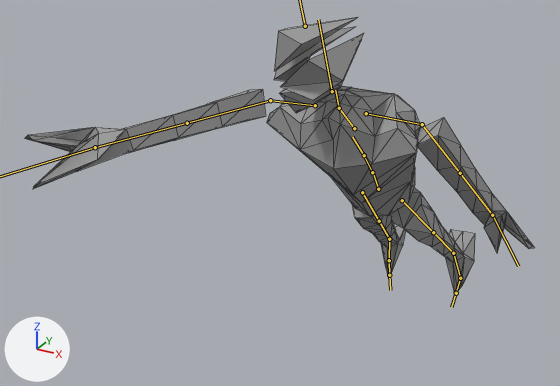
The glTF model glb_imports/8164_meshes.glb as it was, and as the next commit left it.
Camera for both pictures: a 50 mm lens placed at (13.2, -37.5, 26.1), pointed at (-3.6, -6.9, 10.8). The axes (+X, +Y, +Z) are drawn at lower left. The lights are the same throughout. Both versions are drawn at frame 4 of the action 'VeryFarStrafeLaser'; the numbers are the values there. The bones that bend it are drawn over the model as lines. Mesh edges are drawn as thin lines.

Objects in the first picture: 'Body.001'.
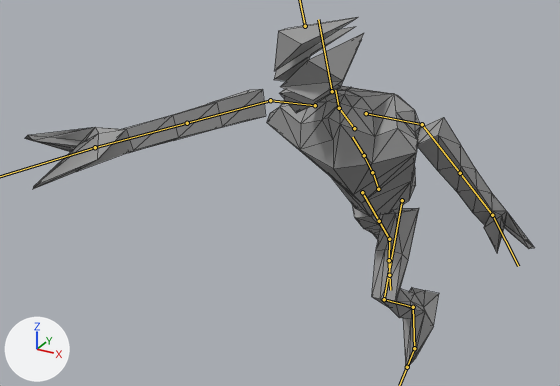
Pixel boxes (x1, y1, x2, y2) of what changed, in the pictures (560 x 386 px):
'Body.001', posed (27% taller): before (25, 17, 534, 294); after (25, 17, 534, 368)
bone 'mixamorig:LeftUpLeg', root to tip: before (402, 200) to (433, 232); after (402, 200) to (384, 299)
bone 'mixamorig:LeftLeg', root to tip: before (433, 232) to (453, 253); after (384, 299) to (413, 307)
bone 'mixamorig:LeftFoot', root to tip: before (453, 253) to (460, 278); after (413, 307) to (414, 348)

What the commit changed:
Bone 'mixamorig:LeftUpLeg' (bone_mixamorig_leftupleg) turns from (-14, -3, 2) to (79, -6, 3) degrees about its own x, y and z.
Bone 'mixamorig:LeftLeg' (bone_mixamorig_leftleg) turns from (2, 0, 0) to (-100, 0, 0) degrees about its own x, y and z.
Bone 'mixamorig:LeftFoot' (bone_mixamorig_leftfoot) turns from (-37, 5, -7) to (0, 4, -8) degrees about its own x, y and z.
